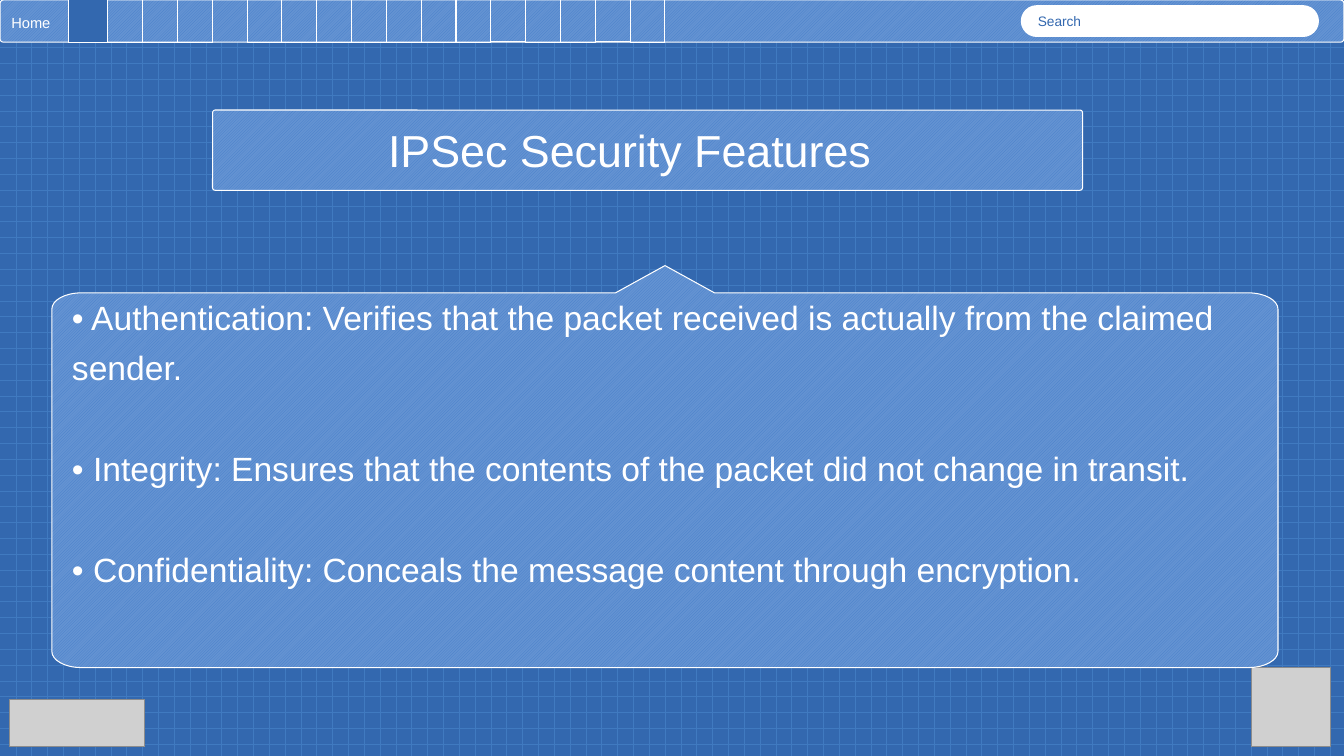
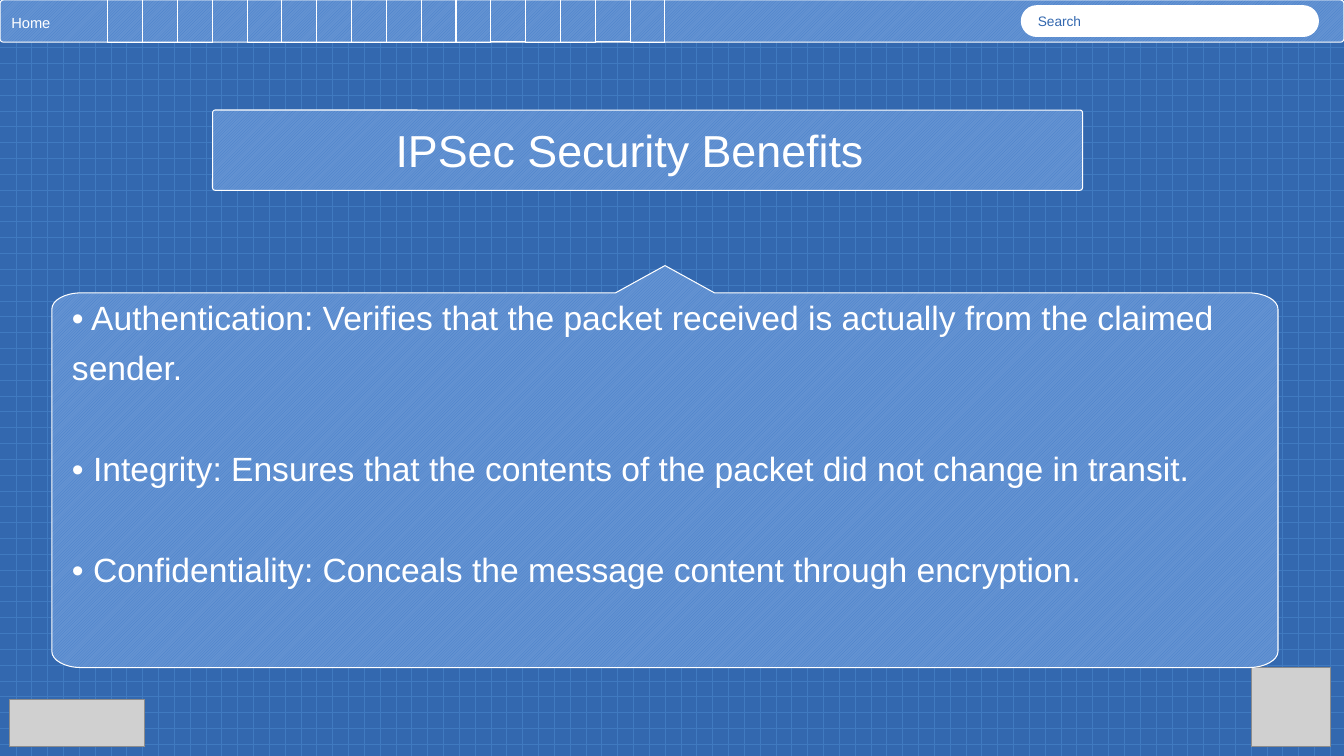
Before and after one commit to austinsonger/DataCommunicationsandNetworking-RobertMorrisUniversity, a slide deck: slide 9 of Virtual Private Networks.pptx (slide 8 before the commit). Drawn at 1344x756 pixels with LibreOffice and Linux fonts; fonts in the diff are those of the drawing; grey boxes stand for pictures. Boxes give left, top, right and bottom in pixels: in the first picture for what was removed or moved away, otherwise in the second. Text is boxed around its words. In the diff, an @@ line names an element or a change of style, - is before the commit and + after.

```diff
--- a/Virtual Private Networks.pptx
+++ b/Virtual Private Networks.pptx
@@ rectangle removed at bbox=[69, 0, 108, 42] @@
@@ text in rounded rectangle at bbox=[396, 134, 864, 176]: text changed @@
-IPSec Security Features
+IPSec Security Benefits
```
Also in this commit, not shown: 18 other slides changed, 7 slides added, 19 slides removed, 3 other files.
